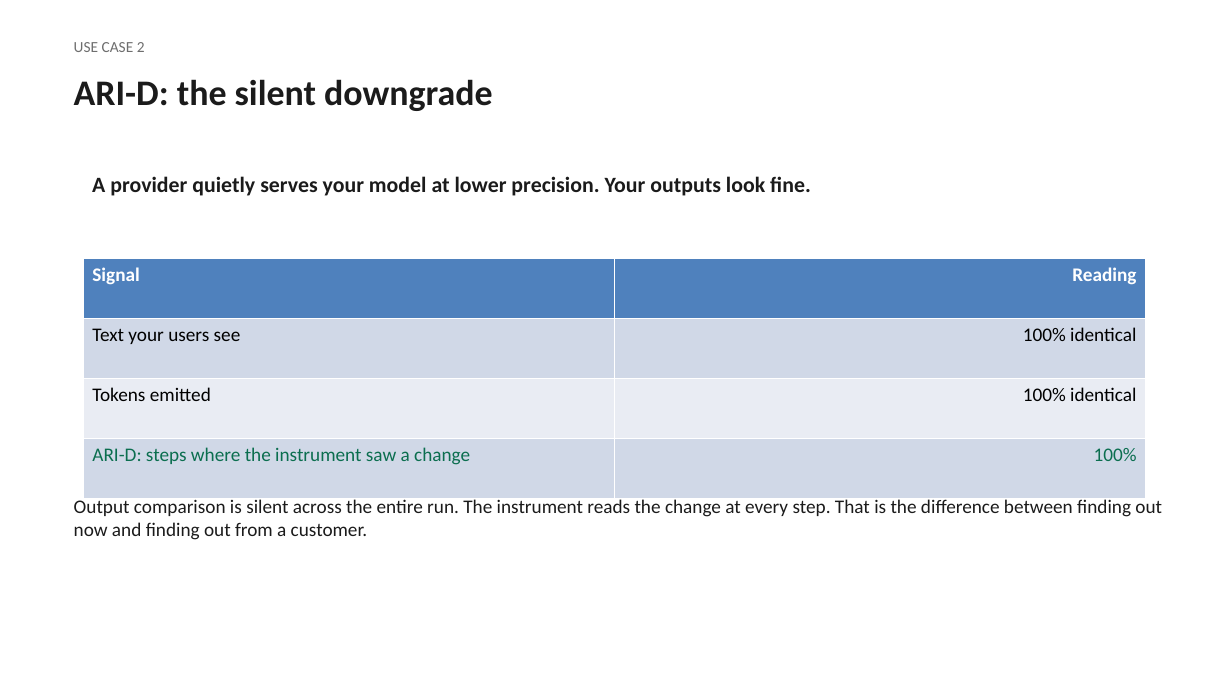
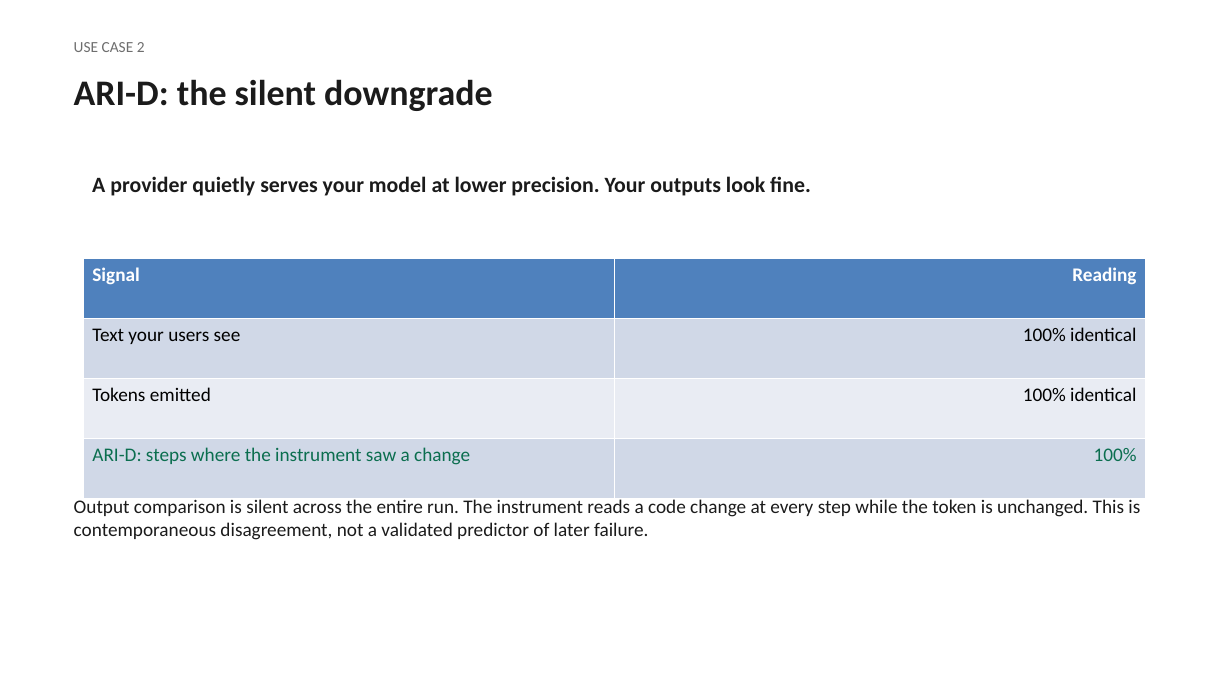
Before and after one commit to The-SEMQ-Group/semq-ari-benchmark, a slide deck: slide 6 of docs/deck/ari-overview.pptx (slide 5 before the commit). Drawn at 1232x693 pixels with LibreOffice and Linux fonts; fonts in the diff are those of the drawing. Boxes give left, top, right and bottom in pixels: in the first picture for what was removed or moved away, otherwise in the second. Text is boxed around its words. In the diff, an @@ line names an element or a change of style, - is before the commit and + after.

Commit message:
Release pass: retire superseded claims, add release checklist, manifest and claim index
Squashed onto main after two rebases left conflict markers in the
changelog history. Content as reviewed in PR #32: retired-claims sweep
of decks and docs, RELEASE.md checklist, release_manifest.py with a
committed manifest for this commit, CLAIM_TO_EVIDENCE.md, and a tracked
copy of the repository audit.

```diff
--- a/docs/deck/ari-overview.pptx
+++ b/docs/deck/ari-overview.pptx
@@ text at <box>74,497,1140,540</box>: text changed @@
-Output comparison is silent across the entire run. The instrument reads the change at every step. That is the difference between finding out now and finding out from a customer.
+Output comparison is silent across the entire run. The instrument reads a code change at every step while the token is unchanged. This is contemporaneous disagreement, not a validated predictor of later failure.
```
Also in this commit, not shown: 6 other slides changed, 1 slide added, 30 other files.
